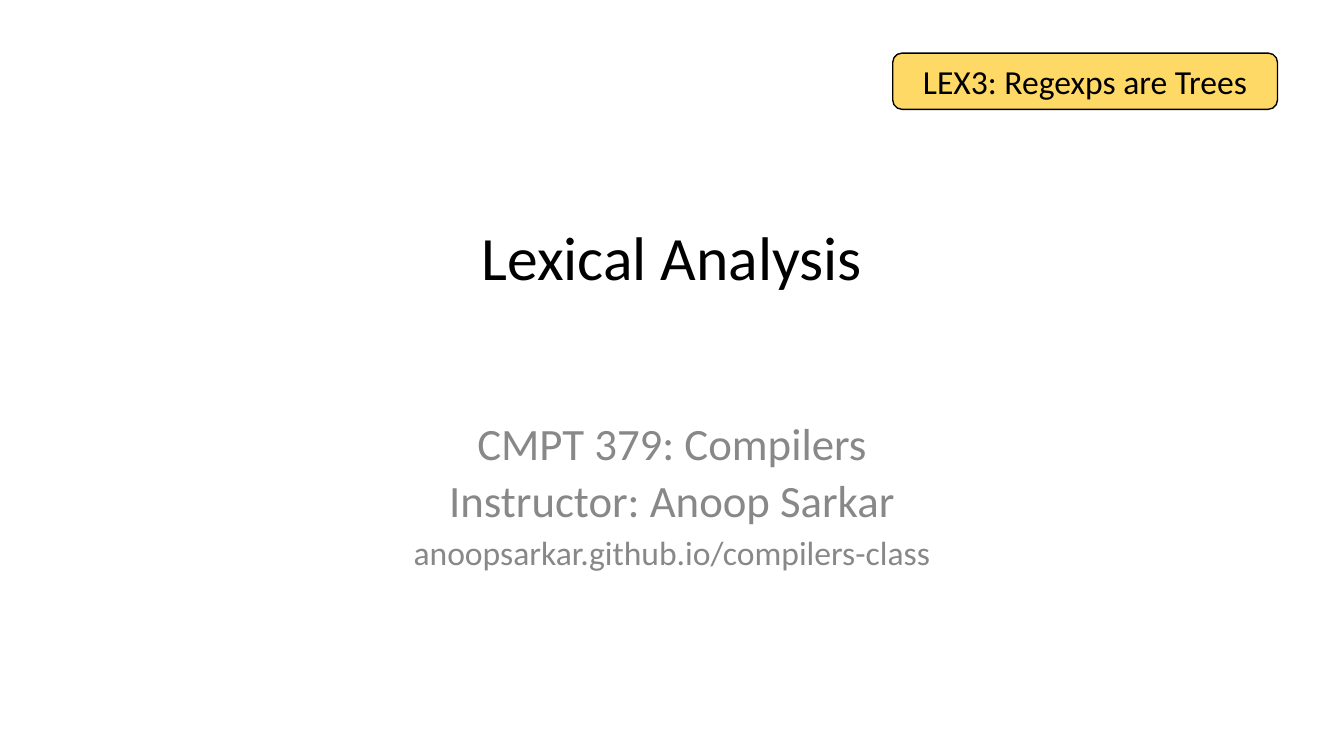
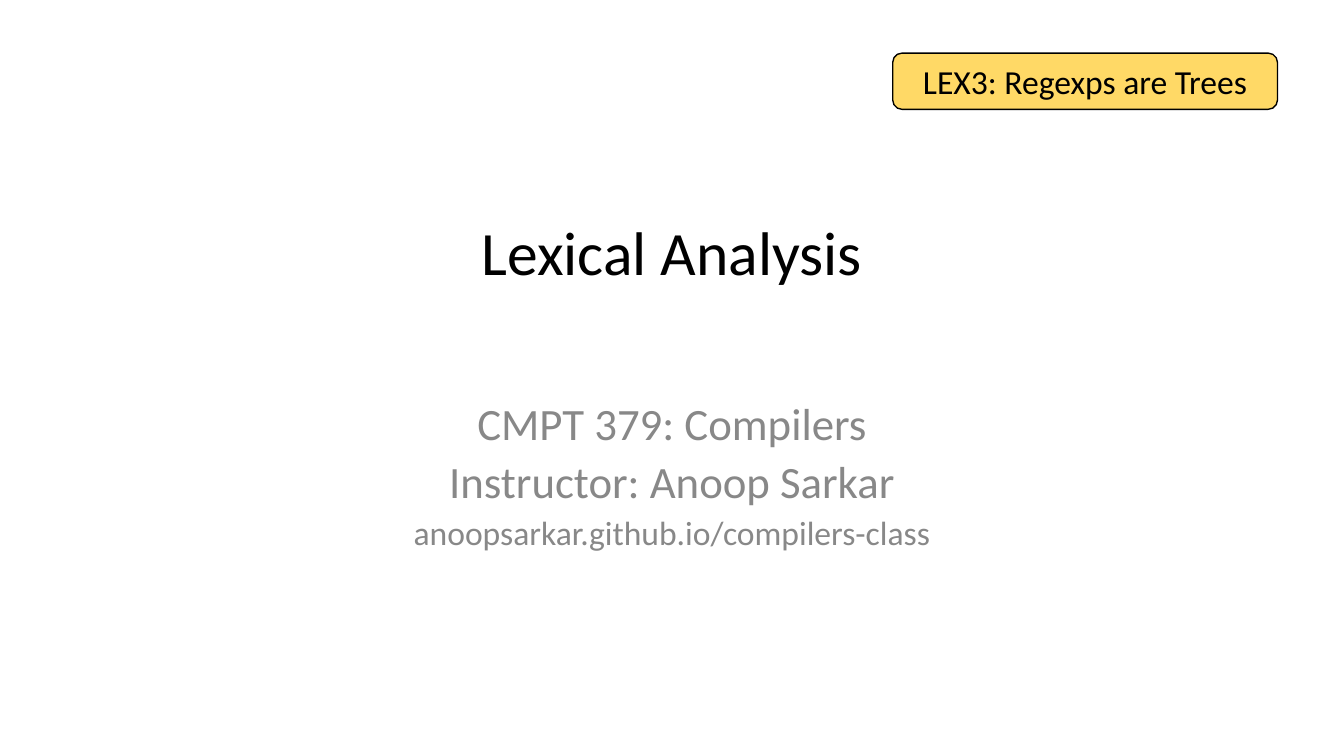
Before and after one commit to anoopsarkar/compilers-class, a slide deck: slide 1 of assets/ppt/lex/lex3-regexps-are-trees.pptx. Drawn at 1344x756 pixels with LibreOffice and Linux fonts; fonts in the diff are those of the drawing. Boxes give left, top, right and bottom in pixels: in the first picture for what was removed or moved away, otherwise in the second. Text is boxed around its words. In the diff, an @@ line names an element or a change of style, - is before the commit and + after.

```diff
--- a/assets/ppt/lex/lex3-regexps-are-trees.pptx
+++ b/assets/ppt/lex/lex3-regexps-are-trees.pptx
@@ title "Lexical Analysis": place and size @@
-title "Lexical Analysis" at <box>482,237,862,290</box>
+title "Lexical Analysis" at <box>482,232,862,285</box>
@@ subtitle "CMPT 379: Compilers": place and size @@
-subtitle "CMPT 379: Compilers" at <box>414,429,930,571</box>
+subtitle "CMPT 379: Compilers" at <box>414,409,930,551</box>
```
Also in this commit, not shown: 6 other files.
